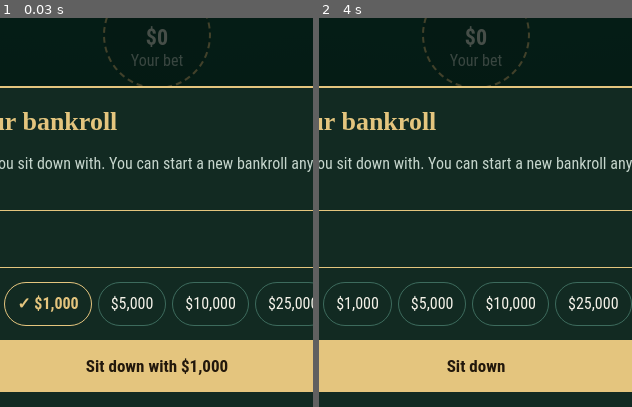
Above: before the commit, frames 1-2 (left to right).
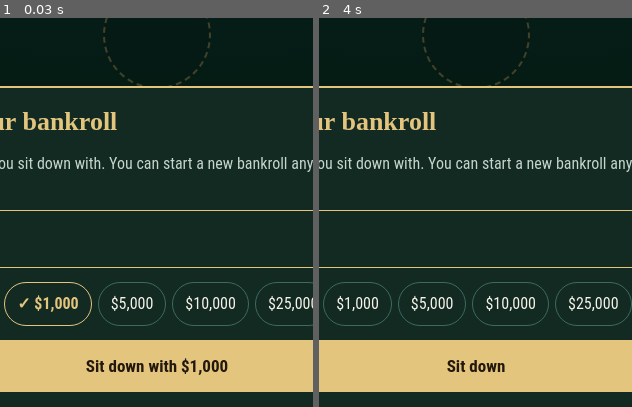
Above: after the commit, the same moments.

Repository: ahnnyc/Blackjack-
Game: browser game, page index.html
Same seed, same stepped clock (60 frames per second), same inputs: the game is played once before the commit and once after it.
Inputs (mouse positions are % of the whole screen's width and height, from its top left):
- Up to frame 1 (0.03 s): no input
- Up to frame 2 (4 s): move the mouse to (49, 34) at 1.07 s; click "$10,000" at 1.17 s; click (49, 63) at 1.67 s; move the mouse to (37, 32) at 2.07 s; click "$1,000" at 2.17 s; click (50, 78) at 2.67 s; type "9" at 2.67 s; tap Enter at 2.7, 3.7 s; move the mouse to (61, 32) at 3.07 s; click "$100" at 3.17 s; click (50, 78) at 3.67 s; type "3" at 3.67 s
The pictures show only the part of the screen within x 24-74%, y 49-99%; the shares and areas given below are measured in that part.

The runs differ from the first frame. In frame 1, 0.3% of the frame differs, in the area x 41-59%, y 2-13%; in frame 2, 0.3%.

Commit message:
Less text: no status line or bet labels; chips show their value
The status line stays for screen readers only.

Co-Authored-By: Claude Opus 5.5 <noreply@anthropic.com>
Claude-Session: https://claude.ai/code/session_01Ni3H8S74X4EXKLd9nbNY4b

Diff:
--- a/index.html
+++ b/index.html
@@ -109,13 +109,15 @@
 .fly-chip{position:absolute;left:0;top:0;width:42px;height:42px;margin:-21px 0 0 -21px;border-radius:50%;
   border:3px dashed rgba(255,255,255,.9);box-shadow:0 3px 6px rgba(0,0,0,.5)}
 .stack{display:inline-flex;align-items:center;vertical-align:middle}
-.stack i{display:block;width:24px;height:24px;border-radius:50%;border:2.5px dashed rgba(255,255,255,.88);box-shadow:0 1px 2px rgba(0,0,0,.55)}
-.stack i + i{margin-left:-17px}
+.stack i{display:grid;place-items:center;width:38px;height:38px;border-radius:50%;border:3px dashed rgba(255,255,255,.88);box-shadow:0 1px 2px rgba(0,0,0,.55);
+  font-style:normal;font-size:16px;font-weight:700;color:#fff;text-shadow:0 1px 1px rgba(0,0,0,.7);font-variant-numeric:tabular-nums}
+.stack i + i{margin-left:-29px}
+.stack i:not(:last-child){color:transparent;text-shadow:none}
 .stack.ghost{visibility:hidden}
 .hinfo{display:flex;align-items:center;justify-content:center;gap:8px;flex-wrap:wrap}
 #spot .stack{margin-bottom:2px}
-#spot .stack i{width:28px;height:28px}
-#spot .stack i + i{margin-left:-20px}
+#spot .stack i{width:46px;height:46px;font-size:18px}
+#spot .stack i + i{margin-left:-35px}
 
 #print{width:100%;max-width:380px;text-align:center;margin:2px 0}
 #print svg{width:100%;height:auto;display:block}
@@ -143,8 +145,7 @@
 
 /* controls */
 #ctl{border-top:1px solid var(--line);padding:8px 0 calc(4px + env(safe-area-inset-bottom, 0px));display:flex;flex-direction:column;gap:8px}
-#msg:empty{display:none}
-#msg{min-height:2.7em;font-size:17px;text-align:center;display:flex;align-items:center;justify-content:center;text-wrap:balance}
+#msg{position:absolute;width:1px;height:1px;margin:-1px;overflow:hidden;clip:rect(0 0 0 0);white-space:nowrap;border:0;padding:0}
 .row{display:flex;gap:8px}
 .row > button{flex:1;min-width:0;line-height:1.15}
 .btn{min-height:52px;border-radius:12px;border:1.5px solid var(--gold);background:rgba(0,0,0,.18);font-size:17px;font-weight:600;padding:0 4px}
@@ -946,7 +947,7 @@
 }
 function stackEl(amount, max){
   const st = document.createElement('span'); st.className = 'stack'; st.setAttribute('aria-hidden', 'true');
-  chipsFor(amount).slice(0, max || 5).forEach(v => { const i = document.createElement('i'); i.className = 'c' + v; st.append(i); });
+  chipsFor(amount).slice(0, max || 5).forEach(v => { const i = document.createElement('i'); i.className = 'c' + v; i.textContent = v >= 1000 ? (v / 1000) + 'K' : String(v); st.append(i); });
   return st;
 }
 function render(){
@@ -987,8 +988,8 @@
       const showStack = !(R.phase === 'done' && R.paid);
       const st = stackEl(h.bet, 5); st.dataset.hand = i;
       if (R.ghost || h.ghost || h.taken || !showStack) st.classList.add('ghost');
-      const b = document.createElement('span'); b.className = 'bet'; b.textContent = money(h.bet) + (h.doubled ? ' doubled' : '');
-      info.append(st, b);
+      st.setAttribute('aria-hidden', 'false'); st.setAttribute('role', 'img'); st.setAttribute('aria-label', 'Bet ' + money(h.bet) + (h.doubled ? ', doubled' : ''));
+      info.append(st);
       if (tag.textContent) box.append(tag);
       box.append(cs, info);
       if (h.r && R.phase === 'done' && R.hands.length > 1){
@@ -1036,9 +1037,10 @@
   // bet spot
   const inRound = !!S.round;
   const spotAmt = inRound ? R.hands.reduce((a, h) => a + h.bet, 0) + (R.ins || 0) : S.bet;
-  $('spotV').textContent = money(spotAmt);
+  $('spotV').textContent = '';
+  $('spot').setAttribute('aria-label', 'Your bet ' + money(spotAmt) + (spotAmt ? ', tap to clear' : ''));
   $('spotStack').replaceChildren(...stackEl(spotAmt, 5).childNodes);
-  $('spotH').textContent = inRound ? (R.ins ? 'In play, with insurance' : 'In play') : 'Your bet';
+  $('spotH').textContent = '';
   $('spot').disabled = inRound || busy || !S.bet;
   $('spot').hidden = !!(R && (R.dealer.length || R.phase === 'done'));
 
--- a/sw.js
+++ b/sw.js
@@ -1,6 +1,6 @@
 // Keeps the game on the phone so it opens with no internet connection.
 // Change VERSION whenever index.html changes, so phones pick up the new copy.
-const VERSION = 'bj-2026-11-24.10';
+const VERSION = 'bj-2026-11-24.11';
 const CORE = ['./', 'index.html', 'manifest.webmanifest', 'icon-180.png', 'icon-192.png', 'icon-512.png'];
 
 self.addEventListener('install', e => {
--- a/tools/game.html
+++ b/tools/game.html
@@ -94,13 +94,15 @@
 .fly-chip{position:absolute;left:0;top:0;width:42px;height:42px;margin:-21px 0 0 -21px;border-radius:50%;
   border:3px dashed rgba(255,255,255,.9);box-shadow:0 3px 6px rgba(0,0,0,.5)}
 .stack{display:inline-flex;align-items:center;vertical-align:middle}
-.stack i{display:block;width:24px;height:24px;border-radius:50%;border:2.5px dashed rgba(255,255,255,.88);box-shadow:0 1px 2px rgba(0,0,0,.55)}
-.stack i + i{margin-left:-17px}
+.stack i{display:grid;place-items:center;width:38px;height:38px;border-radius:50%;border:3px dashed rgba(255,255,255,.88);box-shadow:0 1px 2px rgba(0,0,0,.55);
+  font-style:normal;font-size:16px;font-weight:700;color:#fff;text-shadow:0 1px 1px rgba(0,0,0,.7);font-variant-numeric:tabular-nums}
+.stack i + i{margin-left:-29px}
+.stack i:not(:last-child){color:transparent;text-shadow:none}
 .stack.ghost{visibility:hidden}
 .hinfo{display:flex;align-items:center;justify-content:center;gap:8px;flex-wrap:wrap}
 #spot .stack{margin-bottom:2px}
-#spot .stack i{width:28px;height:28px}
-#spot .stack i + i{margin-left:-20px}
+#spot .stack i{width:46px;height:46px;font-size:18px}
+#spot .stack i + i{margin-left:-35px}
 
 #print{width:100%;max-width:380px;text-align:center;margin:2px 0}
 #print svg{width:100%;height:auto;display:block}
@@ -128,8 +130,7 @@
 
 /* controls */
 #ctl{border-top:1px solid var(--line);padding:8px 0 calc(4px + env(safe-area-inset-bottom, 0px));display:flex;flex-direction:column;gap:8px}
-#msg:empty{display:none}
-#msg{min-height:2.7em;font-size:17px;text-align:center;display:flex;align-items:center;justify-content:center;text-wrap:balance}
+#msg{position:absolute;width:1px;height:1px;margin:-1px;overflow:hidden;clip:rect(0 0 0 0);white-space:nowrap;border:0;padding:0}
 .row{display:flex;gap:8px}
 .row > button{flex:1;min-width:0;line-height:1.15}
 .btn{min-height:52px;border-radius:12px;border:1.5px solid var(--gold);background:rgba(0,0,0,.18);font-size:17px;font-weight:600;padding:0 4px}
@@ -930,7 +931,7 @@
 }
 function stackEl(amount, max){
   const st = document.createElement('span'); st.className = 'stack'; st.setAttribute('aria-hidden', 'true');
-  chipsFor(amount).slice(0, max || 5).forEach(v => { const i = document.createElement('i'); i.className = 'c' + v; st.append(i); });
+  chipsFor(amount).slice(0, max || 5).forEach(v => { const i = document.createElement('i'); i.className = 'c' + v; i.textContent = v >= 1000 ? (v / 1000) + 'K' : String(v); st.append(i); });
   return st;
 }
 function render(){
@@ -971,8 +972,8 @@
       const showStack = !(R.phase === 'done' && R.paid);
       const st = stackEl(h.bet, 5); st.dataset.hand = i;
       if (R.ghost || h.ghost || h.taken || !showStack) st.classList.add('ghost');
-      const b = document.createElement('span'); b.className = 'bet'; b.textContent = money(h.bet) + (h.doubled ? ' doubled' : '');
-      info.append(st, b);
+      st.setAttribute('aria-hidden', 'false'); st.setAttribute('role', 'img'); st.setAttribute('aria-label', 'Bet ' + money(h.bet) + (h.doubled ? ', doubled' : ''));
+      info.append(st);
       if (tag.textContent) box.append(tag);
       box.append(cs, info);
       if (h.r && R.phase === 'done' && R.hands.length > 1){
@@ -1020,9 +1021,10 @@
   // bet spot
   const inRound = !!S.round;
   const spotAmt = inRound ? R.hands.reduce((a, h) => a + h.bet, 0) + (R.ins || 0) : S.bet;
-  $('spotV').textContent = money(spotAmt);
+  $('spotV').textContent = '';
+  $('spot').setAttribute('aria-label', 'Your bet ' + money(spotAmt) + (spotAmt ? ', tap to clear' : ''));
   $('spotStack').replaceChildren(...stackEl(spotAmt, 5).childNodes);
-  $('spotH').textContent = inRound ? (R.ins ? 'In play, with insurance' : 'In play') : 'Your bet';
+  $('spotH').textContent = '';
   $('spot').disabled = inRound || busy || !S.bet;
   $('spot').hidden = !!(R && (R.dealer.length || R.phase === 'done'));
 
